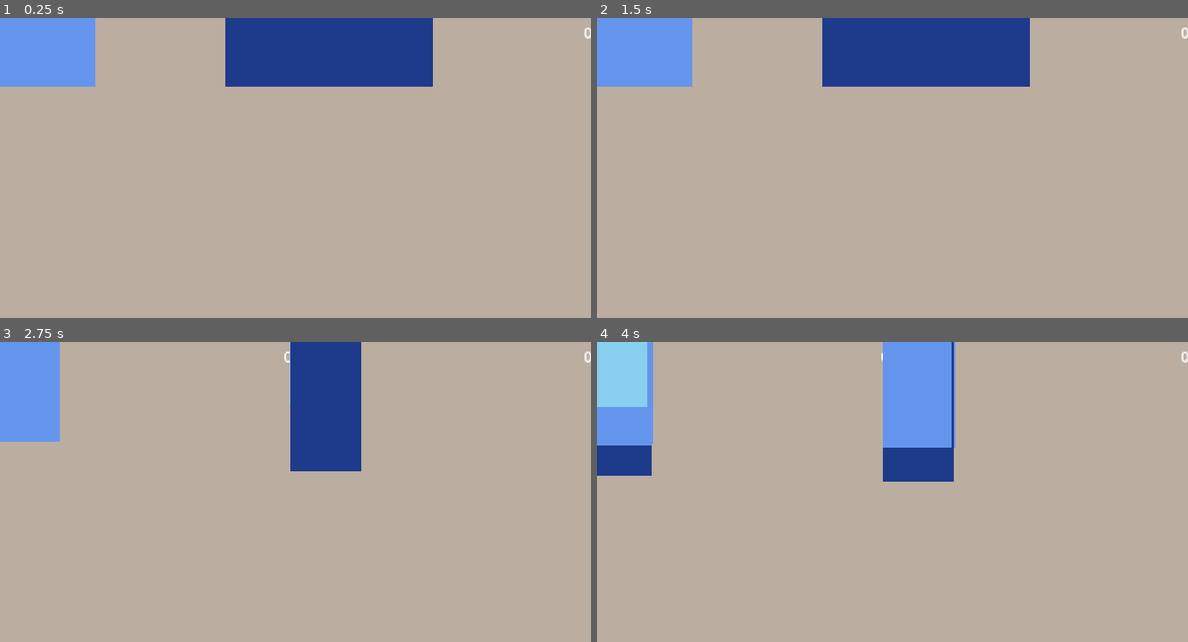
Above: before the commit, frames 1-4 (two rows, left to right).
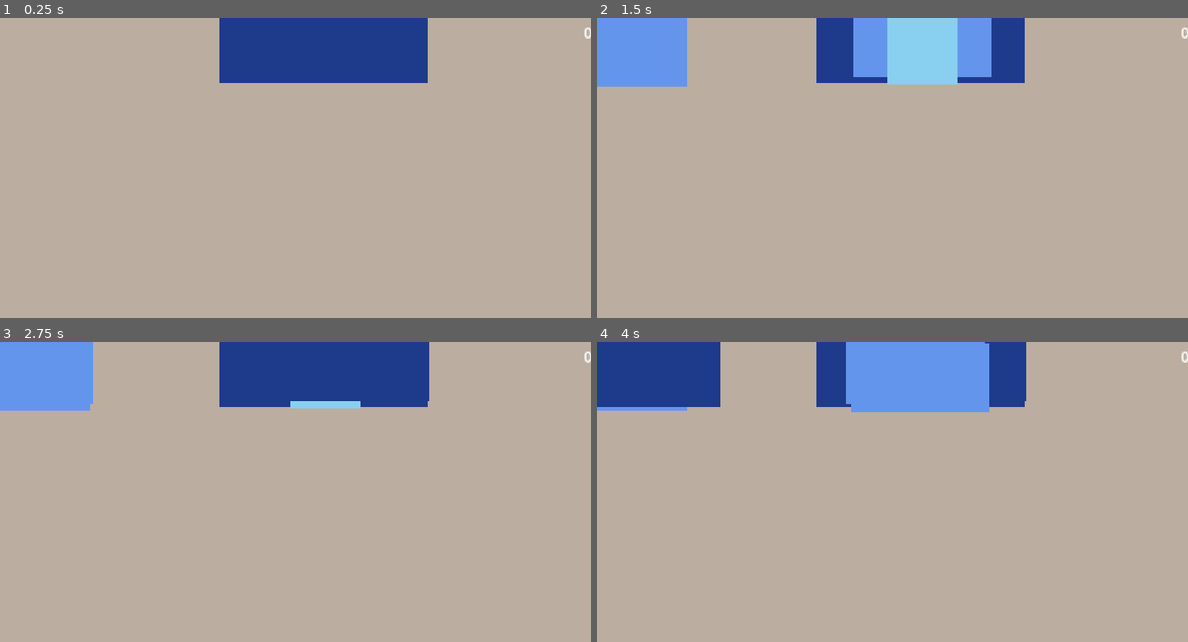
Above: after the commit, the same moments.

Repository: jpns3334444/2048-mirror
Game: Godot game, scene res://src/game.tscn
Two runs of this game, one before a commit and one after it. Both use one fixed random seed, a clock stepped at 60 frames per second and the inputs below.
Inputs:
- Up to frame 1 (0.25 s): no input
- Up to frame 2 (1.5 s): tap Enter (action) at 0.5, 1.35 s; hold D (right) 0.53-1.28 s; hold Enter (action) 0.53-1.28 s; tap Space at 1.25 s; hold S (down) from 1.28 s (still down)
- Up to frame 3 (2.75 s): tap Enter (action) at 2 s; release S (down) at 2.03 s; hold D (right) from 2.03 s (still down); hold Enter (action) from 2.03 s (still down)
- Up to frame 4 (4 s): tap Space at 2.75 s; release D (right) at 2.78 s; release Enter (action) at 2.78 s; hold W (up) 2.78-3.53 s; tap Enter (action) at 2.85, 3.5 s; hold A (left) from 3.53 s (still down); hold Enter (action) from 3.53 s (still down)

The runs differ from the first frame. In frame 1, 4.5% of the frame differs, in the area x 0-74%, y 0-23%; in frame 2, 5.9%; in frame 3, 10%; in frame 4, 15%, in the area x 0-73%, y 0-47%.

Commit message:
Refactor game and board logic: streamline tile reset functionality, enhance empty cell detection, and remove symmetry checking to simplify gameplay mechanics.

Diff:
--- a/src/board.gd
+++ b/src/board.gd
@@ -57,18 +57,6 @@
 		3: Vector2(cell_size.x * 3, cell_size.y),      # 3 cells wide
 	}
 
-func reset_game():
-	for tile in tiles:
-		if tile != null:
-			tile.queue_free()
-	tiles.clear()
-	tiles.resize(GRID_SIZE * GRID_SIZE)
-	spawn_new_tile()
-	spawn_new_tile()
-	emit_signal("score_reset")
-	game_over = false
-	active = true
-
 func spawn_new_tile() -> void:
 	var empty_cells = get_empty_cells()
 	if empty_cells.is_empty():
@@ -76,9 +64,11 @@
 
 	var index = empty_cells[randi() % empty_cells.size()]
 	var control_cell = $GridContainer.get_child(index)
+	var tile = TILE_SCENE.instantiate()
 
-	var tile = TILE_SCENE.instantiate()
-	control_cell.add_child(tile)
+	add_child(tile)
+	tile.global_position = control_cell.global_position
+	tile.add_to_group("tiles")
 
 	var value = randi_range(1, 3)
 	tile.value = value
@@ -90,18 +80,25 @@
 	tile.freeze = true
 
 func get_empty_cells() -> Array:
-	var occupied_cells = []
 	var empty_cells = []
 
-	for child in get_children():
-		if child is Tile:
-			var grid_x = int(child.position.x / cell_size.x)
-			var grid_y = int(child.position.y / cell_size.y)
-			var grid_index = grid_y * 4 + grid_x
-			occupied_cells.append(grid_index)
+	for i in range($GridContainer.get_child_count()):
+		var child = $GridContainer.get_child(i)
 
-	for i in range (16):
-		if not occupied_cells.has(i):
+		# Skip if it's not a Control node (skip the StaticBody2D walls)
+		if not child is Control:
+			continue
+
+		var current_cell = child
+		var cell_rect = Rect2(current_cell.global_position, current_cell.size)
+
+		var cell_occupied = false
+		for tile in get_tree().get_nodes_in_group("tiles"):
+			if cell_rect.has_point(tile.global_position):
+				cell_occupied = true
+				break
+
+		if not cell_occupied:
 			empty_cells.append(i)
 
 	return empty_cells
@@ -136,29 +133,14 @@
 	else:
 		return []
 
-func tiles_at(indices: Array) -> Array:
-	var result = []
-	for index in indices:
-		var tile = tiles[index]
-		if tile != null:
-			result.append(tile)
-	return result
-
-func get_tiles_info() -> Array:
-	# Return tile information for symmetry checking
-	var info = []
-	for tile in tiles:
-		if tile != null:
-			info.append({"size": tile.value})
-		else:
-			info.append(null)
-	return info
-
-func clear_tile_at(index: int) -> void:
-	# Clear a tile at a specific index (for symmetry matches)
-	if index >= 0 and index < tiles.size() and tiles[index] != null:
-		tiles[index].destroy()
-		tiles[index] = null
+func reset_game():
+	for tile in get_tree().get_nodes_in_group("tiles"):
+		tile.queue_free()
+	spawn_new_tile()
+	spawn_new_tile()
+	emit_signal("score_reset")
+	game_over = false
+	active = true
 
 func check_game_over() -> void:
 	# Disabled for continuous play
--- a/src/game.gd
+++ b/src/game.gd
@@ -35,31 +35,6 @@
 
 		# After movement, check for symmetry
 		await get_tree().create_timer(0.3).timeout  # Wait for animations
-		check_symmetry()
-
-func check_symmetry() -> void:
-	# Get tile positions from both boards
-	var board1_tiles = $Board.get_tiles_info()
-	var board2_tiles = $Board2.get_tiles_info()
-
-	var matches_found = false
-	var positions_to_clear = []
-
-	# Check each position for matching sizes
-	for i in range(board1_tiles.size()):
-		if board1_tiles[i] != null and board2_tiles[i] != null:
-			if board1_tiles[i].size == board2_tiles[i].size:
-				positions_to_clear.append(i)
-				matches_found = true
-
-	# Clear matched tiles
-	if matches_found:
-		for pos in positions_to_clear:
-			$Board.clear_tile_at(pos)
-			$Board2.clear_tile_at(pos)
-			# Award points for symmetry match
-			_on_board1_score_increased(10)
-			_on_board2_score_increased(10)
 
 func _on_board1_score_reset() -> void:
 	$Score.reset_score()
